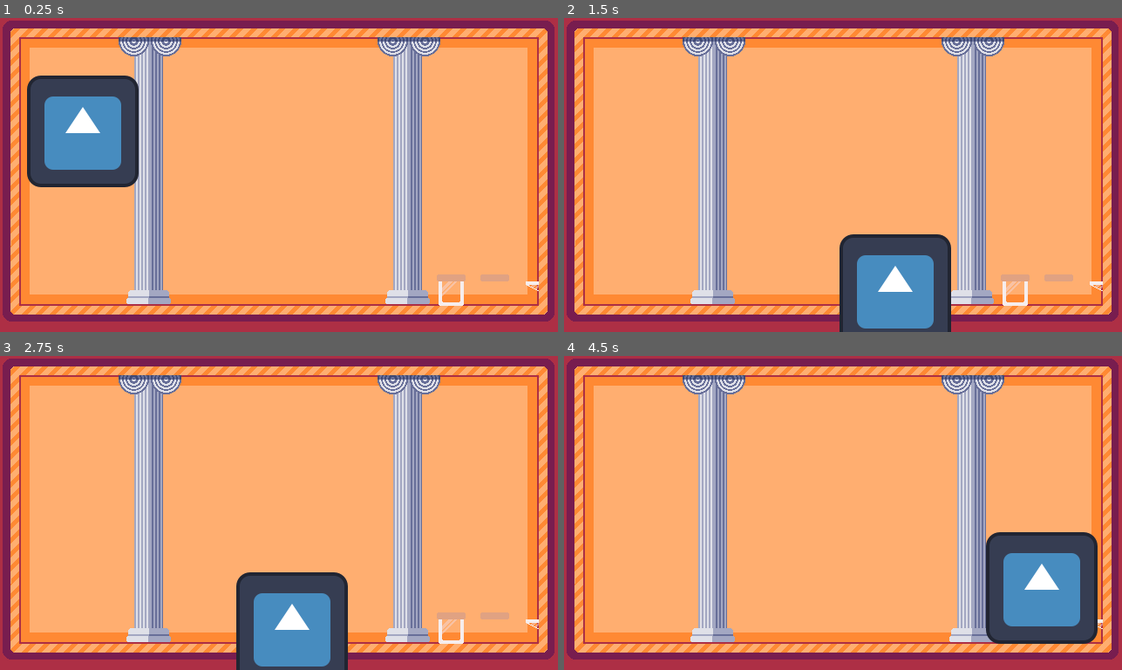
Above: before the commit, frames 1-4 (two rows, left to right).
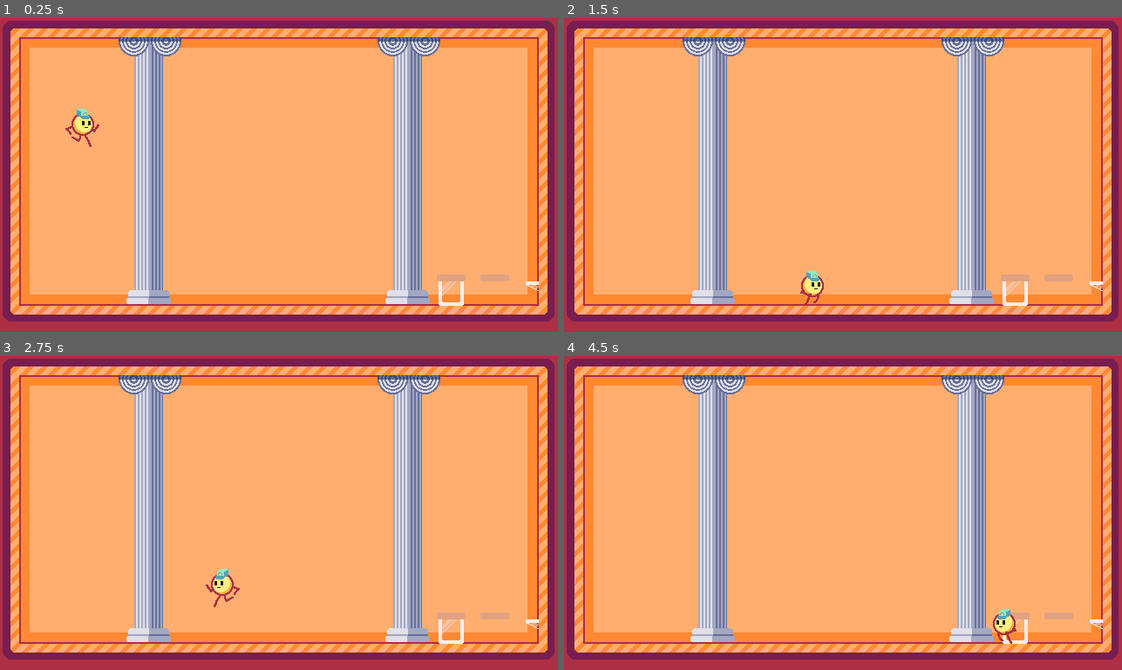
Above: after the commit, the same moments.

Repository: torinman/Brackeys-2025-1
Game: Godot game, scene res://main.tscn
Two runs of this game, one before a commit and one after it. Both use one fixed random seed, a clock stepped at 60 frames per second and the inputs below. The engine's default icon, where the game draws it, is replaced by a stand-in: a white triangle on a blue panel in a dark square.
Inputs:
- Up to frame 1 (0.25 s): no input
- Up to frame 2 (1.5 s): tap Enter (ui_accept) at 0.5, 0.6 s; hold Right (ui_right) from 0.53 s (still down); tap Up (jump, bound only after the commit) at 0.77, 0.8, 1.07, 1.35 s
- Up to frame 3 (2.75 s): tap Up (jump, bound only after the commit) at 1.52, 1.82, 2.3 s; tap Enter (ui_accept) at 1.55, 2.1 s; release Right (ui_right) at 2.03 s; hold Left (ui_left) from 2.03 s (still down)
- Up to frame 4 (4.5 s): release Left (ui_left) at 2.78 s; hold Right (ui_right) 2.78-4.28 s; tap Enter (ui_accept) at 2.85, 4.35 s; tap Up (jump, bound only after the commit) at 3.02, 3.32, 3.6, 3.77, 4.07 s; hold Left (ui_left) from 4.28 s (still down)

The runs differ from the first frame. In frame 1, 7.0% of the frame differs, in the area x 4-25%, y 18-54%; in frame 2, 6.5%; in frame 3, 6.5%; in frame 4, 7.0%.

Commit message:
player sprites and animation

Diff:
--- a/project.godot
+++ b/project.godot
@@ -27,6 +27,27 @@
 version_control/plugin_name="GitPlugin"
 version_control/autoload_on_startup=true
 
+[input]
+
+left={
+"deadzone": 0.5,
+"events": [Object(InputEventKey,"resource_local_to_scene":false,"resource_name":"","device":-1,"window_id":0,"alt_pressed":false,"shift_pressed":false,"ctrl_pressed":false,"meta_pressed":false,"pressed":false,"keycode":0,"physical_keycode":4194319,"key_label":0,"unicode":0,"echo":false,"script":null)
+, Object(InputEventKey,"resource_local_to_scene":false,"resource_name":"","device":-1,"window_id":0,"alt_pressed":false,"shift_pressed":false,"ctrl_pressed":false,"meta_pressed":false,"pressed":false,"keycode":0,"physical_keycode":65,"key_label":0,"unicode":97,"echo":false,"script":null)
+]
+}
+right={
+"deadzone": 0.5,
+"events": [Object(InputEventKey,"resource_local_to_scene":false,"resource_name":"","device":-1,"window_id":0,"alt_pressed":false,"shift_pressed":false,"ctrl_pressed":false,"meta_pressed":false,"pressed":false,"keycode":0,"physical_keycode":68,"key_label":0,"unicode":100,"echo":false,"script":null)
+, Object(InputEventKey,"resource_local_to_scene":false,"resource_name":"","device":-1,"window_id":0,"alt_pressed":false,"shift_pressed":false,"ctrl_pressed":false,"meta_pressed":false,"pressed":false,"keycode":0,"physical_keycode":4194321,"key_label":0,"unicode":0,"echo":false,"script":null)
+]
+}
+jump={
+"deadzone": 0.5,
+"events": [Object(InputEventKey,"resource_local_to_scene":false,"resource_name":"","device":-1,"window_id":0,"alt_pressed":false,"shift_pressed":false,"ctrl_pressed":false,"meta_pressed":false,"pressed":false,"keycode":0,"physical_keycode":4194320,"key_label":0,"unicode":0,"echo":false,"script":null)
+, Object(InputEventKey,"resource_local_to_scene":false,"resource_name":"","device":-1,"window_id":0,"alt_pressed":false,"shift_pressed":false,"ctrl_pressed":false,"meta_pressed":false,"pressed":false,"keycode":0,"physical_keycode":87,"key_label":0,"unicode":119,"echo":false,"script":null)
+]
+}
+
 [rendering]
 
 textures/canvas_textures/default_texture_filter=3
--- a/scenes/player.tscn
+++ b/scenes/player.tscn
@@ -1,20 +1,102 @@
-[gd_scene load_steps=5 format=3 uid="uid://vbfocsu18cfj"]
+[gd_scene load_steps=15 format=3 uid="uid://vbfocsu18cfj"]
 
 [ext_resource type="Script" path="res://scripts/Playerphysics.gd" id="1_4rmmc"]
-[ext_resource type="Texture2D" uid="uid://c4tbjldui787b" path="res://textures/icon.svg" id="2_d1fve"]
+[ext_resource type="Texture2D" uid="uid://i6163b70txtt" path="res://textures/player.png" id="2_kmb6c"]
 
 [sub_resource type="RectangleShape2D" id="RectangleShape2D_scyfp"]
 size = Vector2(20, 36)
 
-[sub_resource type="SpriteFrames" id="SpriteFrames_8x6p4"]
+[sub_resource type="AtlasTexture" id="AtlasTexture_fd7w7"]
+atlas = ExtResource("2_kmb6c")
+region = Rect2(336, 0, 48, 48)
+
+[sub_resource type="AtlasTexture" id="AtlasTexture_qhvd5"]
+atlas = ExtResource("2_kmb6c")
+region = Rect2(0, 0, 48, 48)
+
+[sub_resource type="AtlasTexture" id="AtlasTexture_e04cu"]
+atlas = ExtResource("2_kmb6c")
+region = Rect2(48, 0, 48, 48)
+
+[sub_resource type="AtlasTexture" id="AtlasTexture_rke8l"]
+atlas = ExtResource("2_kmb6c")
+region = Rect2(96, 0, 48, 48)
+
+[sub_resource type="AtlasTexture" id="AtlasTexture_ekxlx"]
+atlas = ExtResource("2_kmb6c")
+region = Rect2(144, 0, 48, 48)
+
+[sub_resource type="AtlasTexture" id="AtlasTexture_rfnc7"]
+atlas = ExtResource("2_kmb6c")
+region = Rect2(240, 0, 48, 48)
+
+[sub_resource type="AtlasTexture" id="AtlasTexture_jlkkq"]
+atlas = ExtResource("2_kmb6c")
+region = Rect2(192, 0, 48, 48)
+
+[sub_resource type="AtlasTexture" id="AtlasTexture_x0wos"]
+atlas = ExtResource("2_kmb6c")
+region = Rect2(240, 0, 48, 48)
+
+[sub_resource type="AtlasTexture" id="AtlasTexture_pxt0x"]
+atlas = ExtResource("2_kmb6c")
+region = Rect2(288, 0, 48, 48)
+
+[sub_resource type="AtlasTexture" id="AtlasTexture_46npq"]
+atlas = ExtResource("2_kmb6c")
+region = Rect2(336, 0, 48, 48)
+
+[sub_resource type="SpriteFrames" id="SpriteFrames_16lf6"]
 animations = [{
 "frames": [{
 "duration": 1.0,
-"texture": ExtResource("2_d1fve")
+"texture": SubResource("AtlasTexture_fd7w7")
 }],
 "loop": true,
-"name": &"default",
+"name": &"fall",
 "speed": 5.0
+}, {
+"frames": [{
+"duration": 1.0,
+"texture": SubResource("AtlasTexture_qhvd5")
+}, {
+"duration": 1.0,
+"texture": SubResource("AtlasTexture_e04cu")
+}, {
+"duration": 1.0,
+"texture": SubResource("AtlasTexture_rke8l")
+}, {
+"duration": 1.0,
+"texture": SubResource("AtlasTexture_ekxlx")
+}],
+"loop": true,
+"name": &"idle",
+"speed": 12.0
+}, {
+"frames": [{
+"duration": 1.0,
+"texture": SubResource("AtlasTexture_rfnc7")
+}],
+"loop": true,
+"name": &"jump",
+"speed": 5.0
+}, {
+"frames": [{
+"duration": 1.0,
+"texture": SubResource("AtlasTexture_jlkkq")
+}, {
+"duration": 1.0,
+"texture": SubResource("AtlasTexture_x0wos")
+}, {
+"duration": 1.0,
+"texture": SubResource("AtlasTexture_pxt0x")
+}, {
+"duration": 1.0,
+"texture": SubResource("AtlasTexture_46npq")
+}],
+"loop": true,
+"name": &"run",
+"speed": 12.0
 }]
 
 [node name="player" type="Node2D"]
@@ -26,4 +108,6 @@
 shape = SubResource("RectangleShape2D_scyfp")
 
 [node name="AnimatedSprite2D" type="AnimatedSprite2D" parent="CharacterBody2D"]
-sprite_frames = SubResource("SpriteFrames_8x6p4")
+position = Vector2(0, -6)
+sprite_frames = SubResource("SpriteFrames_16lf6")
+animation = &"run"
--- a/scripts/Playerphysics.gd
+++ b/scripts/Playerphysics.gd
@@ -1,8 +1,9 @@
 extends CharacterBody2D
 
 
-const SPEED = 300.0
-const JUMP_VELOCITY = -400.0
+const SPEED = 200.0
+const JUMP_VELOCITY = -300.0
+@onready var animated_sprite_2d = $AnimatedSprite2D
 
 # Get the gravity from the project settings to be synced with RigidBody nodes.
 var gravity = ProjectSettings.get_setting("physics/2d/default_gravity")
@@ -14,15 +15,30 @@
 		velocity.y += gravity * delta
 
 	# Handle jump.
-	if Input.is_action_just_pressed("ui_accept") and is_on_floor():
+	if Input.is_action_just_pressed("jump") and is_on_floor():
 		velocity.y = JUMP_VELOCITY
 
 	# Get the input direction and handle the movement/deceleration.
 	# As good practice, you should replace UI actions with custom gameplay actions.
-	var direction = Input.get_axis("ui_left", "ui_right")
+	var direction = Input.get_axis("left", "right")
 	if direction:
 		velocity.x = direction * SPEED
 	else:
 		velocity.x = move_toward(velocity.x, 0, SPEED)
 
+
+	if direction == 1:
+		animated_sprite_2d.flip_h = false
+	if direction == -1:
+		animated_sprite_2d.flip_h = true
+
+	if velocity.y < 0:
+		animated_sprite_2d.play("jump")
+	elif velocity.y > 0:
+		animated_sprite_2d.play("fall")
+	elif direction != 0:
+		animated_sprite_2d.play("run")
+	else:
+		animated_sprite_2d.play("idle")
+
 	move_and_slide()
Binary file added: textures/player.png
Not shown, added: textures/player.png.import
